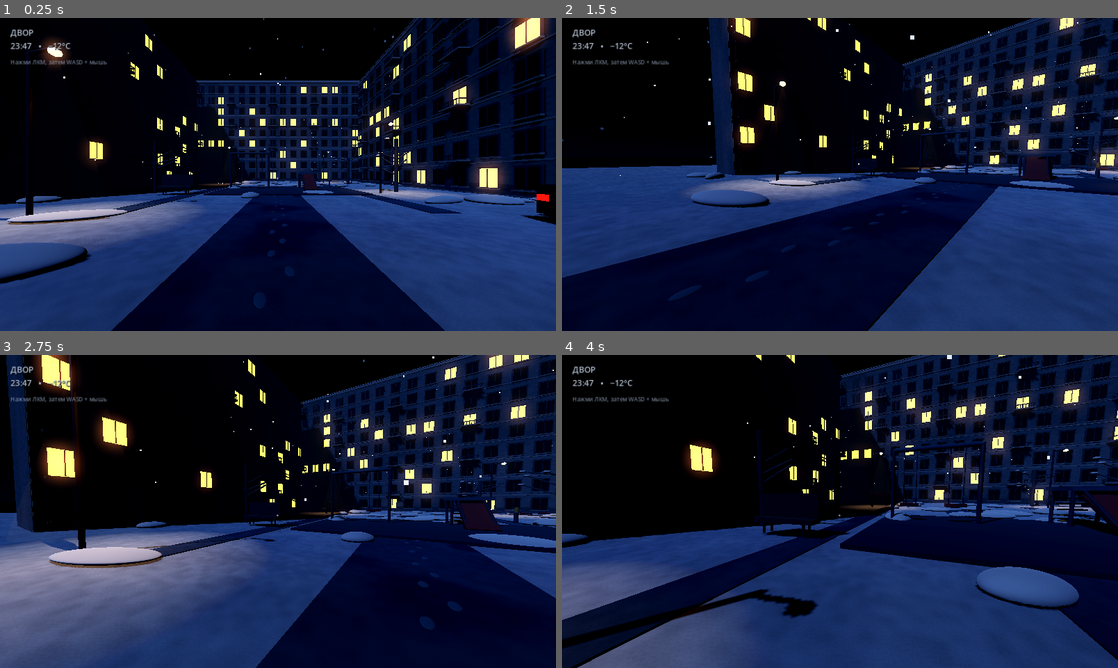
Above: before the commit, frames 1-4 (two rows, left to right).
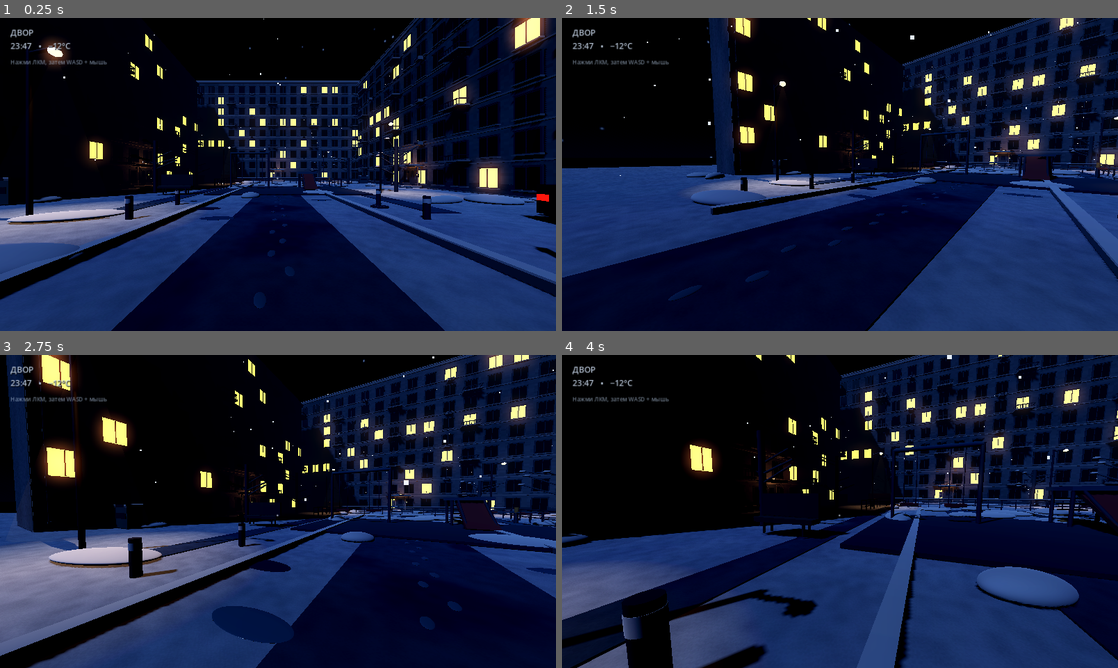
Above: after the commit, the same moments.

Repository: HelterFall/-
Game: Godot game, scene res://main.tscn
The game is run twice, just before and just after one commit, with the same random seed, the same clock (stepped at 60 frames per second) and the same inputs.
Inputs (mouse positions are in pixels of both pictures, inside the frame that each line leads up to):
- Up to frame 1 (0.25 s): no input
- Up to frame 2 (1.5 s): tap Enter at 0.5 s; move the mouse to (962, 158) at 0.52 s; hold D 0.53-1.28 s; click (962, 158) at 0.67 s; move the mouse to (812, 174) at 1.27 s; hold W from 1.28 s (still down)
- Up to frame 3 (2.75 s): keep holding W; move the mouse to (289, 505) at 2.02 s
- Up to frame 4 (4 s): keep holding W; move the mouse to (834, 517) at 2.77 s; click (834, 517) at 2.92 s; move the mouse to (878, 514) at 3.52 s

The runs differ from the first frame. In frame 1, 4.1% of the frame differs, in the area x 0-100%, y 9-91%; in frame 2, 1.9%; in frame 3, 5.7%, in the area x 0-100%, y 0-100%; in frame 4, 4.0%.

Commit message:
Load modular courtyard details during scene setup

Diff:
--- a/main.gd
+++ b/main.gd
@@ -10,6 +10,8 @@
 	_build_ground()
 	_build_buildings()
 	_build_playground()
+	var yard_visuals = load("res://yard_visuals.gd").new()
+	yard_visuals.build(self)
 	_build_trees_and_benches()
 	_build_lamps()
 	_build_parked_car()
